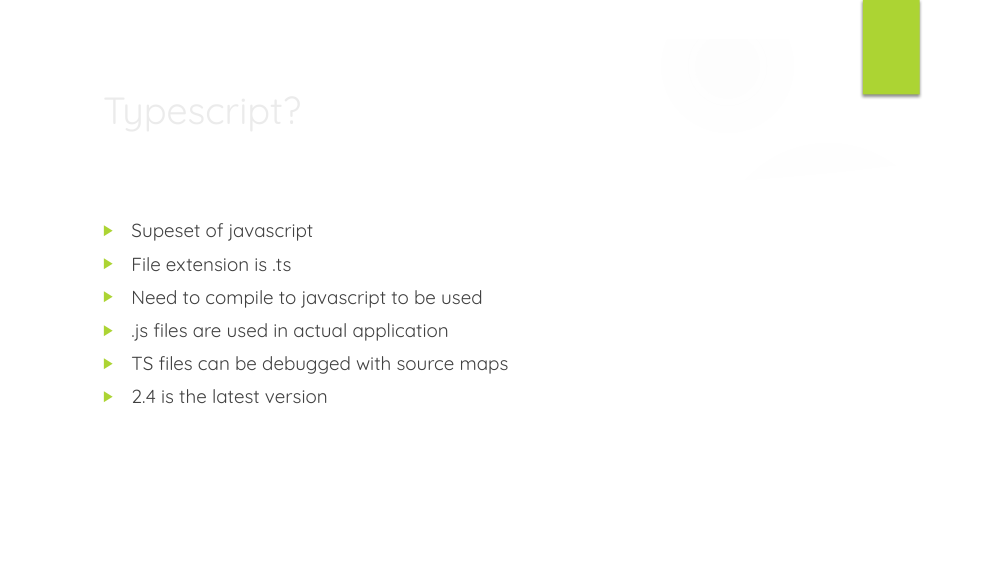
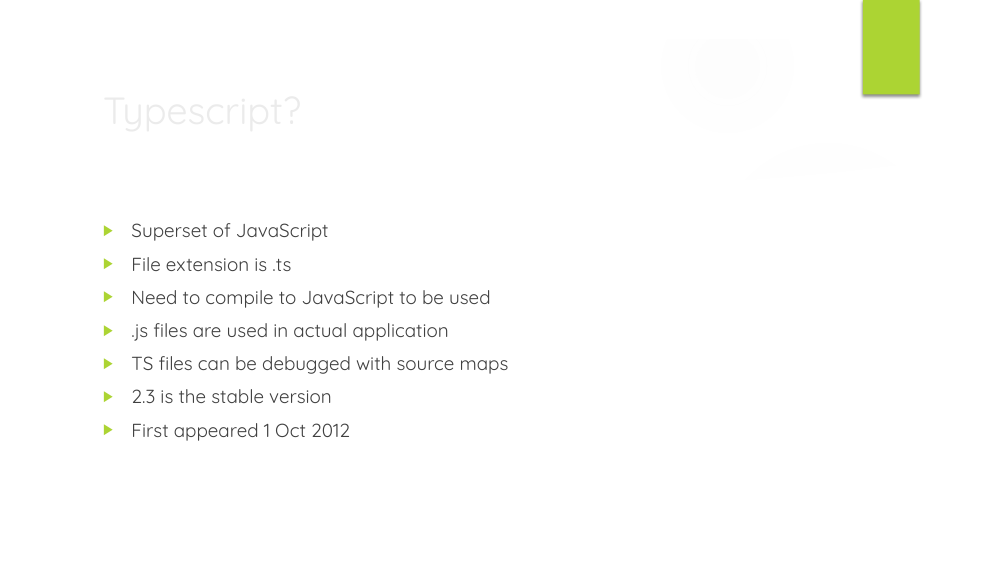
Before and after one commit to sintu-patel/typescript-excercise, a slide deck: slide 5 of docs/typescript-session-ppt.pptx. Drawn at 1008x567 pixels with LibreOffice and Linux fonts; fonts in the diff are those of the drawing; background and template pictures are left out. Boxes give left, top, right and bottom in pixels: in the first picture for what was removed or moved away, otherwise in the second. Text is boxed around its words. In the diff, an @@ line names an element or a change of style, - is before the commit and + after.

```diff
--- a/docs/typescript-session-ppt.pptx
+++ b/docs/typescript-session-ppt.pptx
@@ text at (131, 223, 329, 241): text changed @@
-▶ Supeset of javascript
+▶ Superset of JavaScript
@@ text at (131, 290, 491, 308): text changed @@
-▶ Need to compile to javascript to be used
+▶ Need to compile to JavaScript to be used
@@ text at (131, 389, 350, 441): text changed @@
-▶ 2.4 is the latest version
+▶ 2.3 is the stable version
+▶ First appeared 1 Oct 2012
```
Also in this commit, not shown: 7 other slides changed.
